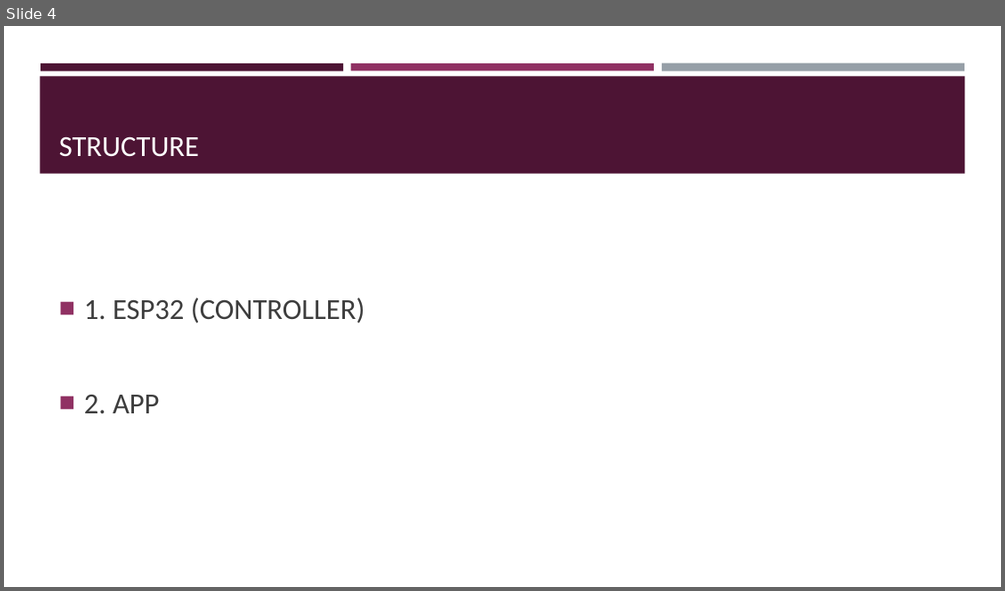
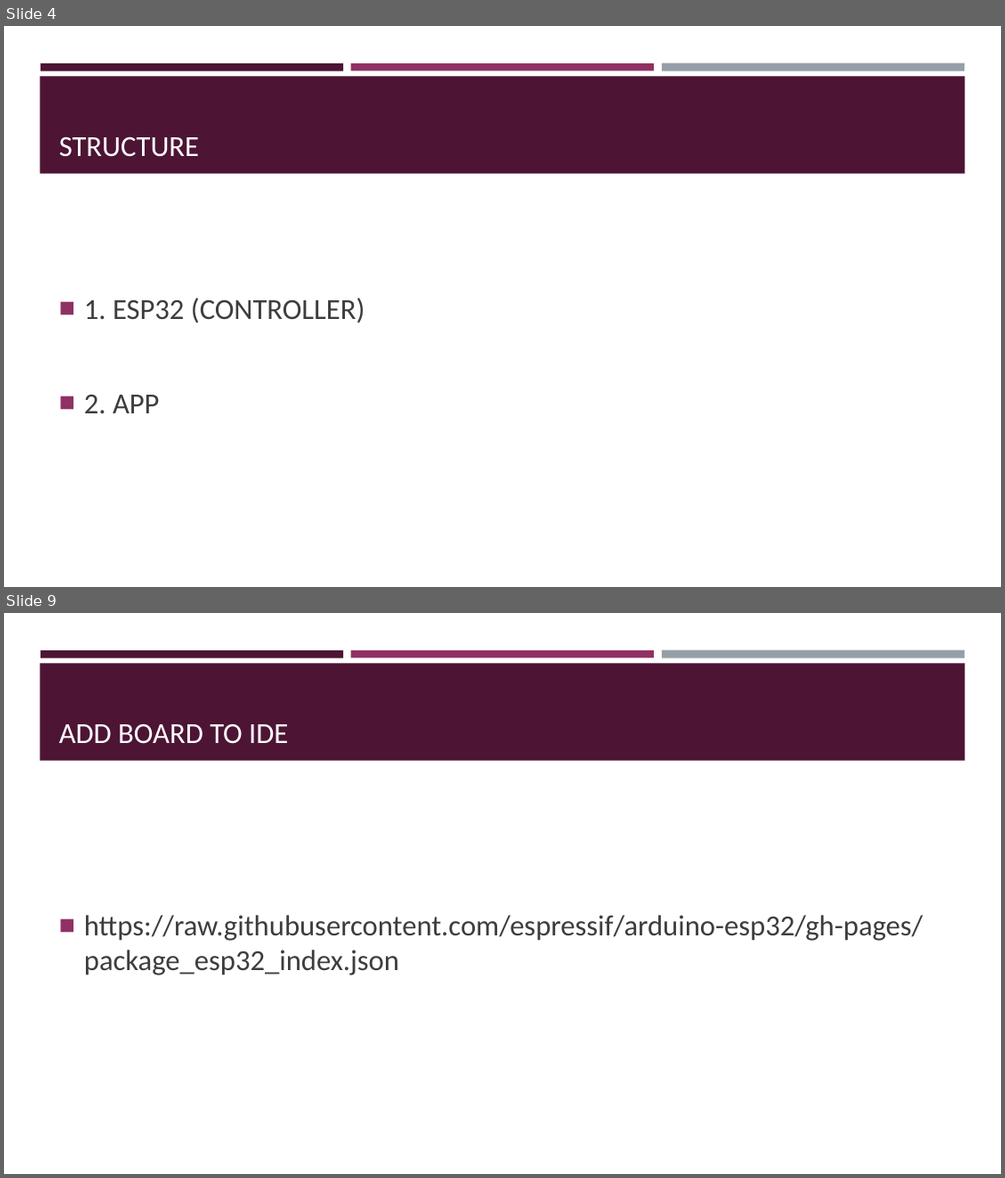
Before and after one commit to Ghost0396/iot, a slide deck: project/project.pptm. Shown one above the other, each under a label of ours: slide 4 before the commit, slides 4 and 9 after it; the slides between them are not shown. The pictures are 1005x591 and 1005x1178 pixels, drawn with LibreOffice and Linux fonts; fonts in the diff are those of the drawing. Boxes give left, top, right and bottom in pixels: in the first picture for what was removed or moved away, otherwise in the second. Text is boxed around its words. In the diff, an @@ line names an element or a change of style, - is before the commit and + after.

```diff
--- a/project/project.pptm
+++ b/project/project.pptm
@@ slide 9 added at bbox=[4, 613, 1001, 1174], background #FFFFFF; not listed: 4 template elements that a slide beside it also shows @@
@@ title added at bbox=[59, 723, 288, 744], 28 pt, text #FFFFFF @@
+ADD BOARD TO IDE
@@ text added at bbox=[84, 915, 922, 975], 28 pt, text #3D3D3D @@
+■ https://raw.githubusercontent.com/espressif/arduino-esp32/gh-pages/package_esp32_index.json
```
Also in this commit, not shown: 11 other slides added, 6 other files.
